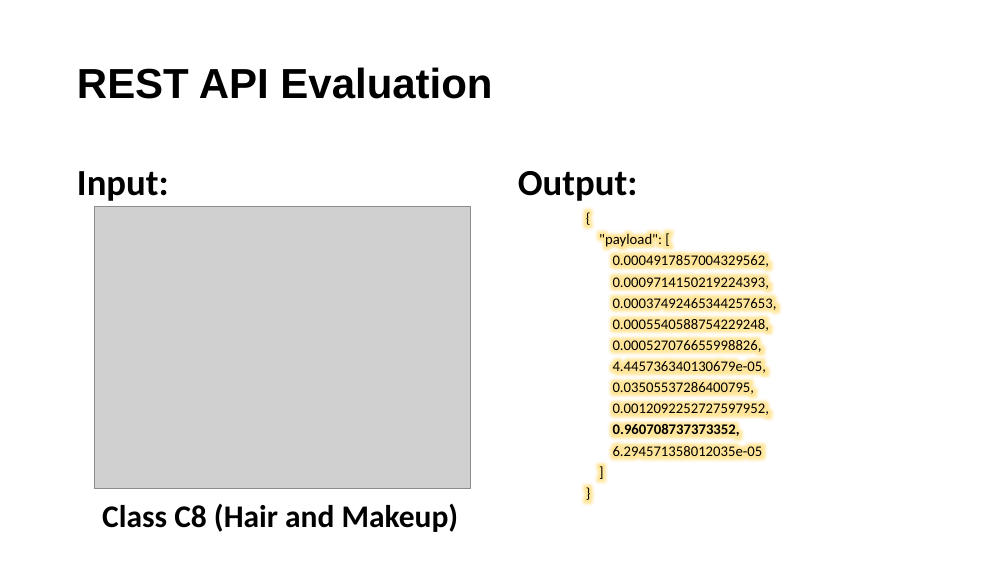
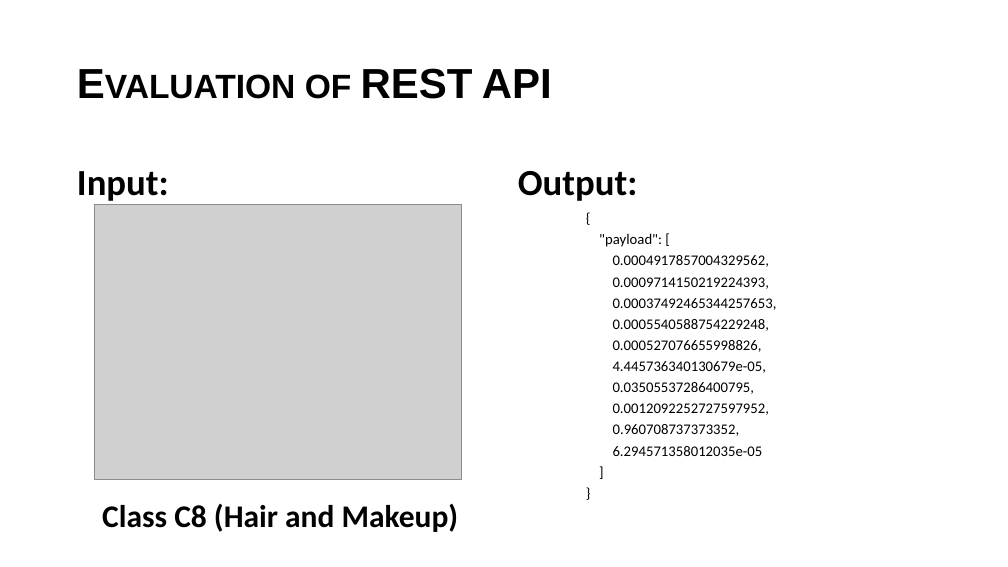
Before and after one commit to DSBA-6190-Final-Project-Team/DSBA-6190_Final-Project, a slide deck: slide 19 of presentation/Final Video Presentation.pptx (slide 17 before the commit). Drawn at 1008x567 pixels with LibreOffice and Linux fonts; fonts in the diff are those of the drawing; grey boxes stand for pictures. Boxes give left, top, right and bottom in pixels: in the first picture for what was removed or moved away, otherwise in the second. Text is boxed around its words. In the diff, an @@ line names an element or a change of style, - is before the commit and + after.

Commit message:
Presentation Update

```diff
--- a/presentation/Final Video Presentation.pptx
+++ b/presentation/Final Video Presentation.pptx
@@ title at (305,68,552,99): text changed @@
-REST API Evaluation
+Evaluation of REST API
@@ picture: place and size @@
-picture at (95,207,470,489)
+picture at (95,204,461,479)
@@ text at (613,424,740,436): bold off in "0.960708737373352," @@
```
Also in this commit, not shown: 13 other slides changed, 6 slides added, 3 slides removed, 9 other files.
